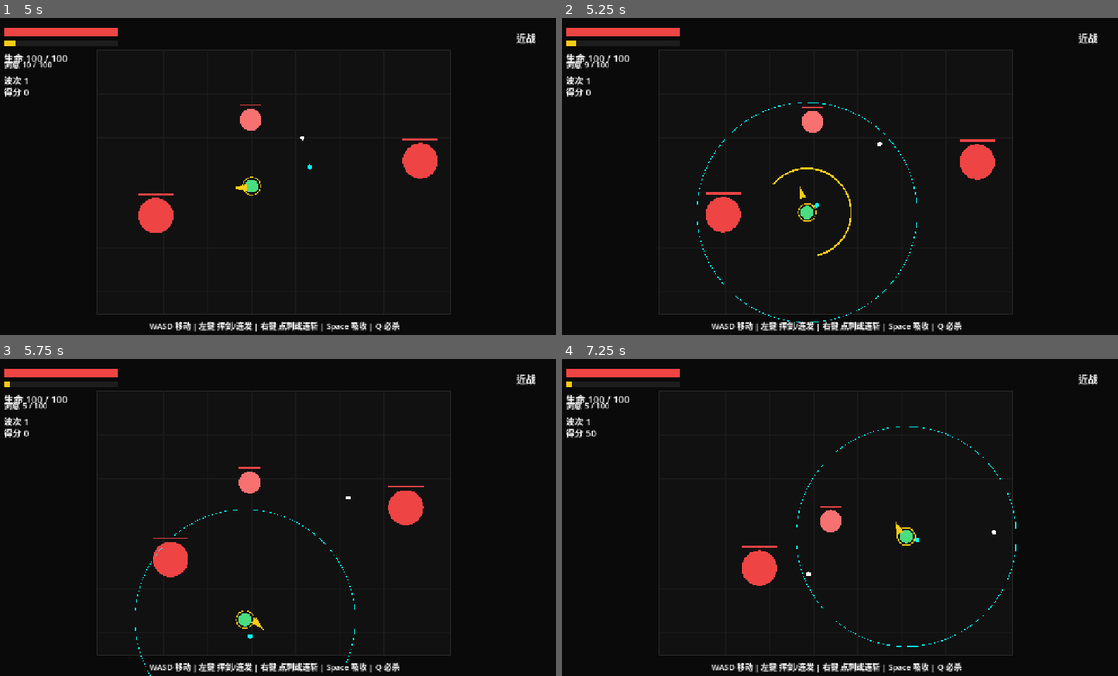
Above: before the commit, frames 1-4 (two rows, left to right).
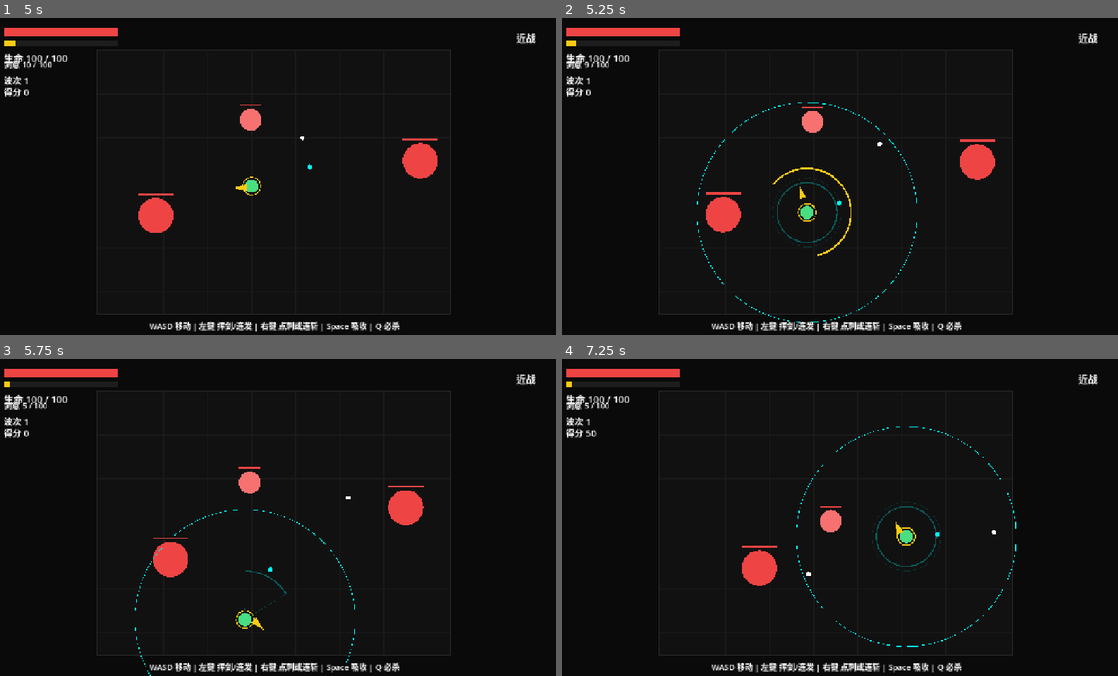
Above: after the commit, the same moments.

Repository: nwueditorfan007-coder/SwordCultivator
Game: Godot game, scene res://scenes/main/Main.tscn
Two runs of this game, one before a commit and one after it. Both use one fixed random seed, a clock stepped at 60 frames per second and the inputs below.
Inputs (mouse positions are in pixels of both pictures, inside the frame that each line leads up to):
- Up to frame 1 (5 s): move the mouse to (400, 160) at 0.52 s; hold D (move_right) 0.53-1.28 s; hold Space (absorb) 0.53-1.28 s; click (400, 160) at 0.67 s; move the mouse to (161, 192) at 1.27 s; hold S (move_down) 1.28-2.03 s; tap Space (absorb) at 1.35, 3.05, 4.35 s; click (161, 192) at 1.42 s; move the mouse to (328, 106) at 2.02 s; hold D (move_right) 2.03-2.78 s; hold Space (absorb) 2.03-2.78 s; click (328, 106) at 2.1 s; move the mouse to (244, 239) at 2.77 s; hold W (move_up) 2.78-3.53 s; right-click (244, 239) at 2.85 s; click (244, 239) at 2.92 s; move the mouse to (444, 224) at 3.52 s; hold Space (absorb) 3.53-4.28 s; hold A (move_left) from 3.53 s (still down); tap Q (ultimate) at 3.6 s; click (444, 224) at 3.67 s; move the mouse to (105, 128) at 4.27 s; click (105, 128) at 4.42 s
- Up to frame 2 (5.25 s): move the mouse to (862, 176) at 5.02 s; release A (move_left) at 5.03 s; hold S (move_down) from 5.03 s (still down); hold Space (absorb) from 5.03 s (still down); click (862, 176) at 5.17 s
- Up to frame 3 (5.75 s): keep holding S (move_down); keep holding Space (absorb)
- Up to frame 4 (7.25 s): move the mouse to (751, 438) at 5.77 s; release S (move_down) at 5.78 s; release Space (absorb) at 5.78 s; hold D (move_right) 5.78-6.53 s; click (751, 438) at 5.85 s; tap Space (absorb) at 6.05 s; move the mouse to (962, 501) at 6.52 s; hold W (move_up) from 6.53 s (still down); hold Space (absorb) from 6.53 s (still down); right-click (962, 501) at 6.6 s; click (962, 501) at 6.67 s

Frame 1 is identical in both runs. In frame 2, 0.2% of the frame differs, in the area x 37-51%, y 50-73%; in frame 3, less than 0.1%; in frame 4, 0.2%, in the area x 55-69%, y 45-68%.

Commit message:
Organize design documents by type

Diff:
--- a/scripts/system/game_renderer.gd
+++ b/scripts/system/game_renderer.gd
@@ -1,5 +1,7 @@
 extends RefCounted
 class_name GameRenderer
+
+const SwordArrayController = preload("res://scripts/system/sword_array_controller.gd")
 
 
 static func draw_game(main: Node2D) -> void:
@@ -63,6 +65,9 @@
 	if main.player["is_charging"]:
 		main.draw_arc(player_pos, main.MARBLE_ABSORB_RANGE, 0.0, TAU, 48, main.COLORS["frozen"], 1.0)
 
+	if main.player["absorbed_ids"].size() > 0:
+		_draw_sword_array_preview(main, player_pos)
+
 	var sword_pos: Vector2 = main._to_screen(main.sword["pos"])
 	var sword_color: Color = main.COLORS["melee_sword"] if main.player["mode"] == main.CombatMode.MELEE else main.COLORS["ranged_sword"]
 	var sword_angle: float = main.sword["angle"]
@@ -125,3 +130,26 @@
 	main.draw_rect(Rect2(health_bar_rect.position, Vector2(health_bar_rect.size.x * (main.player["health"] / main.PLAYER_MAX_HEALTH), health_bar_rect.size.y)), main.COLORS["health"], true)
 	main.draw_rect(energy_bar_rect, Color("1d1d1d"), true)
 	main.draw_rect(Rect2(energy_bar_rect.position, Vector2(energy_bar_rect.size.x * (main.player["energy"] / main.PLAYER_MAX_ENERGY), energy_bar_rect.size.y)), main.COLORS["energy"], true)
+
+
+static func _draw_sword_array_preview(main: Node2D, player_pos: Vector2) -> void:
+	var mode: String = main.player["array_mode"]
+	var preview: Dictionary = SwordArrayController.get_preview_data(main, mode)
+	var preview_color := Color(0.0, 1.0, 1.0, 0.3)
+
+	match preview["type"]:
+		main.SWORD_ARRAY_RING:
+			main.draw_arc(player_pos, preview["radius"], 0.0, TAU, 40, preview_color, 3.0)
+			main.draw_arc(player_pos, preview["outer_radius"], 0.0, TAU, 40, Color(0.0, 1.0, 1.0, 0.12), 1.0)
+		main.SWORD_ARRAY_FAN:
+			main.draw_arc(player_pos, preview["radius"], preview["angle"] - preview["arc"] * 0.5, preview["angle"] + preview["arc"] * 0.5, 32, preview_color, 3.0)
+			main.draw_line(player_pos, player_pos + Vector2.RIGHT.rotated(preview["angle"] - preview["arc"] * 0.5) * preview["radius"], Color(0.0, 1.0, 1.0, 0.18), 1.0)
+			main.draw_line(player_pos, player_pos + Vector2.RIGHT.rotated(preview["angle"] + preview["arc"] * 0.5) * preview["radius"], Color(0.0, 1.0, 1.0, 0.18), 1.0)
+		_:
+			var start_pos: Vector2 = main._to_screen(preview["start"])
+			var end_pos: Vector2 = main._to_screen(preview["end"])
+			var line_dir: Vector2 = (end_pos - start_pos).normalized()
+			var side_offset: Vector2 = line_dir.rotated(PI * 0.5) * preview["half_width"]
+			main.draw_line(start_pos, end_pos, preview_color, 4.0)
+			main.draw_line(start_pos + side_offset, end_pos + side_offset, Color(0.0, 1.0, 1.0, 0.15), 1.0)
+			main.draw_line(start_pos - side_offset, end_pos - side_offset, Color(0.0, 1.0, 1.0, 0.15), 1.0)
--- a/scripts/system/game_state_factory.gd
+++ b/scripts/system/game_state_factory.gd
@@ -26,6 +26,8 @@
 		"attack_flash_timer": 0.0,
 		"left_click_timer": 0.0,
 		"fire_timer": 0.0,
+		"array_fire_index": 0,
+		"array_mode": main.SWORD_ARRAY_RING,
 		"is_charging": false,
 		"absorbed_ids": [],
 	}
--- a/scripts/system/main.gd
+++ b/scripts/system/main.gd
@@ -3,6 +3,7 @@
 const GameBossController = preload("res://scripts/system/game_boss_controller.gd")
 const GameRenderer = preload("res://scripts/system/game_renderer.gd")
 const GameStateFactory = preload("res://scripts/system/game_state_factory.gd")
+const SwordArrayController = preload("res://scripts/system/sword_array_controller.gd")
 
 enum CombatMode {
 	MELEE,
@@ -62,6 +63,23 @@
 const MARBLE_FIRED_SPEED := 45.0 * 60.0
 const MARBLE_FIRED_DAMAGE := 100.0
 const MARBLE_FIRE_RATE := 0.15
+const SWORD_ARRAY_RING_THRESHOLD := 160.0
+const SWORD_ARRAY_FAN_THRESHOLD := 420.0
+const SWORD_ARRAY_FAN_ARC := 1.0
+const SWORD_ARRAY_RING_RADIUS := 68.0
+const SWORD_ARRAY_FAN_PREVIEW_RADIUS := 110.0
+const SWORD_ARRAY_PIERCE_SPREAD := 0.08
+const SWORD_ARRAY_PIERCE_START_OFFSET := 52.0
+const SWORD_ARRAY_PIERCE_SLOT_STEP := 28.0
+const SWORD_ARRAY_PIERCE_PREVIEW_LENGTH := 180.0
+const SWORD_ARRAY_PIERCE_PREVIEW_HALF_WIDTH := 6.0
+const SWORD_ARRAY_RING_SLOT_COUNT := 10
+const SWORD_ARRAY_FAN_SLOT_COUNT := 7
+const SWORD_ARRAY_PIERCE_SLOT_COUNT := 5
+
+const SWORD_ARRAY_RING := "ring"
+const SWORD_ARRAY_FAN := "fan"
+const SWORD_ARRAY_PIERCE := "pierce"
 
 const WAVE_BASE_ENEMIES := 3
 const BOSS_WAVE_INTERVAL := 5
@@ -199,6 +217,7 @@
 	if left_mouse_held:
 		player["left_click_timer"] += delta
 		if player["left_click_timer"] > SWORD_TAP_THRESHOLD and player["absorbed_ids"].size() > 0:
+			player["array_mode"] = _get_sword_array_mode()
 			player["fire_timer"] -= delta
 			if player["fire_timer"] <= 0.0:
 				player["fire_timer"] = MARBLE_FIRE_RATE
@@ -236,11 +255,13 @@
 				left_mouse_held = true
 				player["left_click_timer"] = 0.0
 				player["fire_timer"] = 0.0
+				player["array_fire_index"] = 0
 				if sword["state"] == SwordState.ORBITING and player["attack_cooldown"] <= 0.0:
 					_perform_melee_attack()
 			else:
 				left_mouse_held = false
 				player["left_click_timer"] = 0.0
+				player["array_fire_index"] = 0
 		elif event.button_index == MOUSE_BUTTON_RIGHT:
 			if is_game_over:
 				return
@@ -285,6 +306,7 @@
 
 func _update_absorption(delta: float) -> void:
 	player["is_charging"] = false
+	player["array_mode"] = _get_sword_array_mode()
 	if not Input.is_action_pressed("absorb"):
 		return
 	if player["energy"] <= 0.0:
@@ -301,6 +323,7 @@
 			break
 		if player["pos"].distance_to(bullet["pos"]) <= MARBLE_ABSORB_RANGE:
 			player["absorbed_ids"].append(bullet["id"])
+			player["array_mode"] = _get_sword_array_mode()
 
 
 func _update_sword(delta: float) -> void:
@@ -464,13 +487,14 @@
 					bullet["pos"] += bullet["vel"] * bullet_time_delta
 			"frozen":
 				if player["absorbed_ids"].has(bullet["id"]):
-					var to_player: Vector2 = player["pos"] - bullet["pos"]
-					if to_player.length() > 40.0:
-						bullet["pos"] += to_player.normalized() * 900.0 * delta
-					else:
-						var orbit_index: int = player["absorbed_ids"].find(bullet["id"])
-						var orbit_angle: float = elapsed_time * 3.5 + float(orbit_index) * (TAU / max(player["absorbed_ids"].size(), 1))
-						bullet["pos"] = player["pos"] + Vector2.RIGHT.rotated(orbit_angle) * 40.0
+					var slot_index: int = player["absorbed_ids"].find(bullet["id"])
+					var target_pos: Vector2 = SwordArrayController.get_slot_position(
+						self,
+						player["array_mode"],
+						slot_index,
+						player["absorbed_ids"].size()
+					)
+					bullet["pos"] = bullet["pos"].lerp(target_pos, min(delta * 12.0, 1.0))
 				else:
 					bullet["life_timer"] -= delta
 					if bullet["life_timer"] <= 0.0:
@@ -649,11 +673,10 @@
 	for bullet in bullets:
 		if bullet["id"] != bullet_id:
 			continue
-		var direction: Vector2 = mouse_world - player["pos"]
-		if direction.is_zero_approx():
-			direction = Vector2.RIGHT
+		var direction: Vector2 = _get_sword_array_direction(player["array_fire_index"])
 		bullet["state"] = "fired"
 		bullet["vel"] = direction.normalized() * MARBLE_FIRED_SPEED
+		player["array_fire_index"] += 1
 		_create_particles(bullet["pos"], COLORS["frozen"], 5)
 		screen_shake = max(screen_shake, 2.0)
 		return
@@ -777,6 +800,14 @@
 	game_over_label.text = "力竭身亡\n最终得分 %d  波次 %d\n左键重新开始" % [score, wave]
 
 
+func _get_sword_array_mode() -> String:
+	return SwordArrayController.get_mode(self)
+
+
+func _get_sword_array_direction(fire_index: int) -> Vector2:
+	return SwordArrayController.get_fire_direction(self, player["array_mode"], fire_index)
+
+
 func _update_boss(delta: float, bullet_time_delta: float) -> void:
 	GameBossController.update_boss(self, delta, bullet_time_delta)
 
--- /dev/null
+++ b/scripts/system/sword_array_controller.gd
@@ -0,0 +1,88 @@
+extends RefCounted
+class_name SwordArrayController
+
+
+static func get_mode(main: Node) -> String:
+	var aim_distance: float = main.player["pos"].distance_to(main.mouse_world)
+	if aim_distance <= main.SWORD_ARRAY_RING_THRESHOLD:
+		return main.SWORD_ARRAY_RING
+	if aim_distance <= main.SWORD_ARRAY_FAN_THRESHOLD:
+		return main.SWORD_ARRAY_FAN
+	return main.SWORD_ARRAY_PIERCE
+
+
+static func get_slot_position(main: Node, mode: String, slot_index: int, slot_count: int) -> Vector2:
+	var aim_vector: Vector2 = _get_aim_vector(main)
+	var aim_angle: float = aim_vector.angle()
+	var clamped_count: int = maxi(slot_count, 1)
+
+	match mode:
+		main.SWORD_ARRAY_RING:
+			var ring_angle: float = (TAU / float(clamped_count)) * float(slot_index)
+			return main.player["pos"] + Vector2.RIGHT.rotated(ring_angle) * main.SWORD_ARRAY_RING_RADIUS
+		main.SWORD_ARRAY_FAN:
+			var fan_ratio: float = 0.5
+			if clamped_count > 1:
+				fan_ratio = float(slot_index) / float(clamped_count - 1)
+			var fan_angle: float = lerpf(-main.SWORD_ARRAY_FAN_ARC * 0.5, main.SWORD_ARRAY_FAN_ARC * 0.5, fan_ratio)
+			return main.player["pos"] + Vector2.RIGHT.rotated(aim_angle + fan_angle) * main.SWORD_ARRAY_FAN_PREVIEW_RADIUS
+		_:
+			var line_origin: Vector2 = main.player["pos"] + aim_vector * main.SWORD_ARRAY_PIERCE_START_OFFSET
+			var step_offset: float = float(slot_index) * main.SWORD_ARRAY_PIERCE_SLOT_STEP
+			return line_origin + aim_vector * step_offset
+
+
+static func get_fire_direction(main: Node, mode: String, fire_index: int) -> Vector2:
+	var aim_vector: Vector2 = _get_aim_vector(main)
+	var base_angle: float = aim_vector.angle()
+	match mode:
+		main.SWORD_ARRAY_RING:
+			var ring_slot: int = fire_index % main.SWORD_ARRAY_RING_SLOT_COUNT
+			return Vector2.RIGHT.rotated((TAU / float(main.SWORD_ARRAY_RING_SLOT_COUNT)) * float(ring_slot))
+		main.SWORD_ARRAY_FAN:
+			var fan_slot: int = fire_index % main.SWORD_ARRAY_FAN_SLOT_COUNT
+			var fan_ratio: float = 0.5
+			if main.SWORD_ARRAY_FAN_SLOT_COUNT > 1:
+				fan_ratio = float(fan_slot) / float(main.SWORD_ARRAY_FAN_SLOT_COUNT - 1)
+			var fan_angle: float = lerpf(-main.SWORD_ARRAY_FAN_ARC * 0.5, main.SWORD_ARRAY_FAN_ARC * 0.5, fan_ratio)
+			return Vector2.RIGHT.rotated(base_angle + fan_angle)
+		_:
+			var pierce_slot: int = fire_index % main.SWORD_ARRAY_PIERCE_SLOT_COUNT
+			var pierce_ratio: float = 0.5
+			if main.SWORD_ARRAY_PIERCE_SLOT_COUNT > 1:
+				pierce_ratio = float(pierce_slot) / float(main.SWORD_ARRAY_PIERCE_SLOT_COUNT - 1)
+			var pierce_angle: float = lerpf(-main.SWORD_ARRAY_PIERCE_SPREAD, main.SWORD_ARRAY_PIERCE_SPREAD, pierce_ratio)
+			return Vector2.RIGHT.rotated(base_angle + pierce_angle)
+
+
+static func get_preview_data(main: Node, mode: String) -> Dictionary:
+	var aim_vector: Vector2 = _get_aim_vector(main)
+	var aim_angle: float = aim_vector.angle()
+	match mode:
+		main.SWORD_ARRAY_RING:
+			return {
+				"type": main.SWORD_ARRAY_RING,
+				"radius": main.SWORD_ARRAY_RING_RADIUS,
+				"outer_radius": main.SWORD_ARRAY_RING_RADIUS + 10.0,
+			}
+		main.SWORD_ARRAY_FAN:
+			return {
+				"type": main.SWORD_ARRAY_FAN,
+				"radius": main.SWORD_ARRAY_FAN_PREVIEW_RADIUS,
+				"angle": aim_angle,
+				"arc": main.SWORD_ARRAY_FAN_ARC,
+			}
+		_:
+			return {
+				"type": main.SWORD_ARRAY_PIERCE,
+				"start": main.player["pos"] + aim_vector * main.SWORD_ARRAY_PIERCE_START_OFFSET,
+				"end": main.player["pos"] + aim_vector * main.SWORD_ARRAY_PIERCE_PREVIEW_LENGTH,
+				"half_width": main.SWORD_ARRAY_PIERCE_PREVIEW_HALF_WIDTH,
+			}
+
+
+static func _get_aim_vector(main: Node) -> Vector2:
+	var aim_vector: Vector2 = main.mouse_world - main.player["pos"]
+	if aim_vector.is_zero_approx():
+		return Vector2.RIGHT
+	return aim_vector.normalized()
Not shown, added: scripts/system/sword_array_controller.gd.uid
Not shown, added: docs/README.md
Not shown, added: docs/decisions/PROJECT_DECISIONS.md
Not shown, added: docs/internal/progress.md
Not shown, added: docs/project/CURRENT_PROJECT_DESIGN.md
Not shown, added: docs/reviews/DESIGN_EVALUATION_REPORT.md
Not shown, added: docs/systems/SWORD_ARRAY_MORPH_SYSTEM_V1.md
